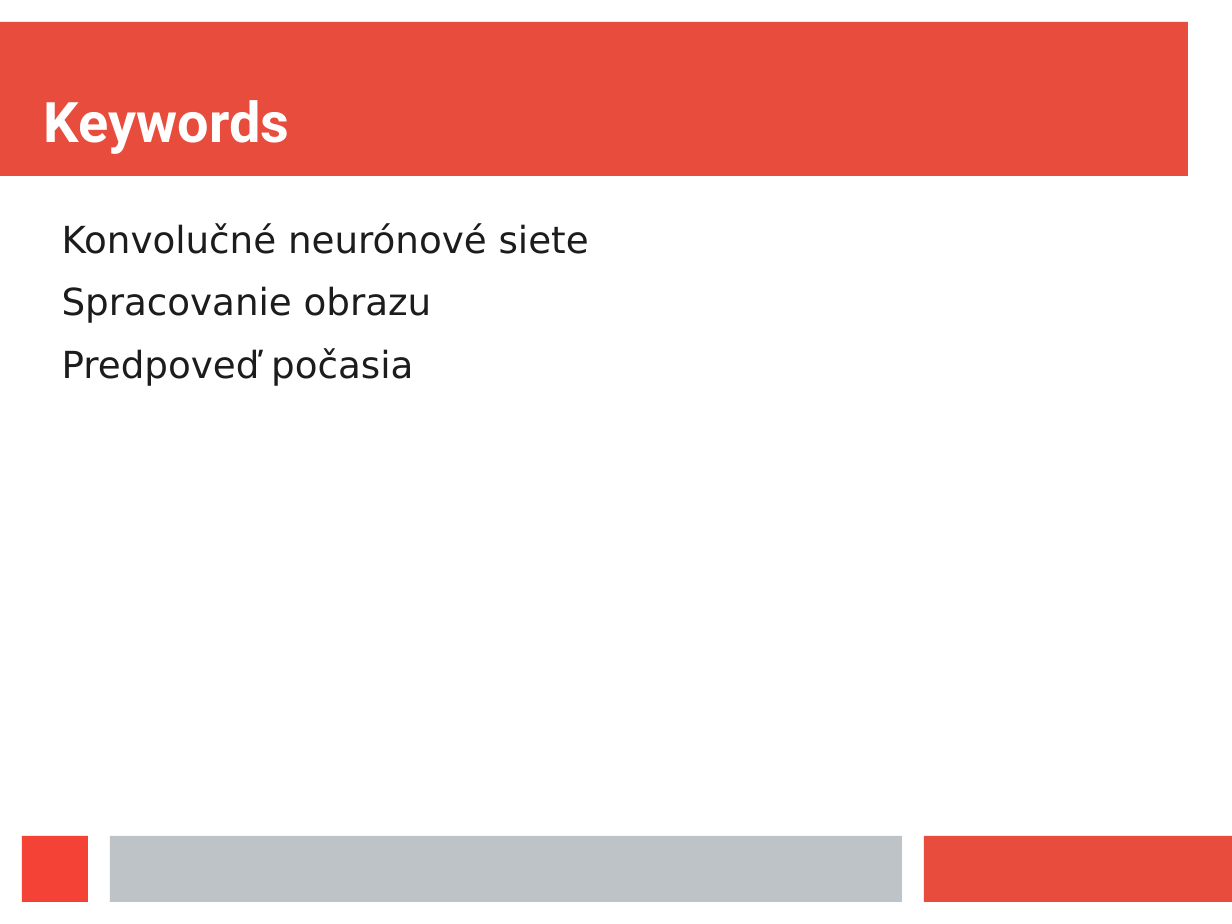
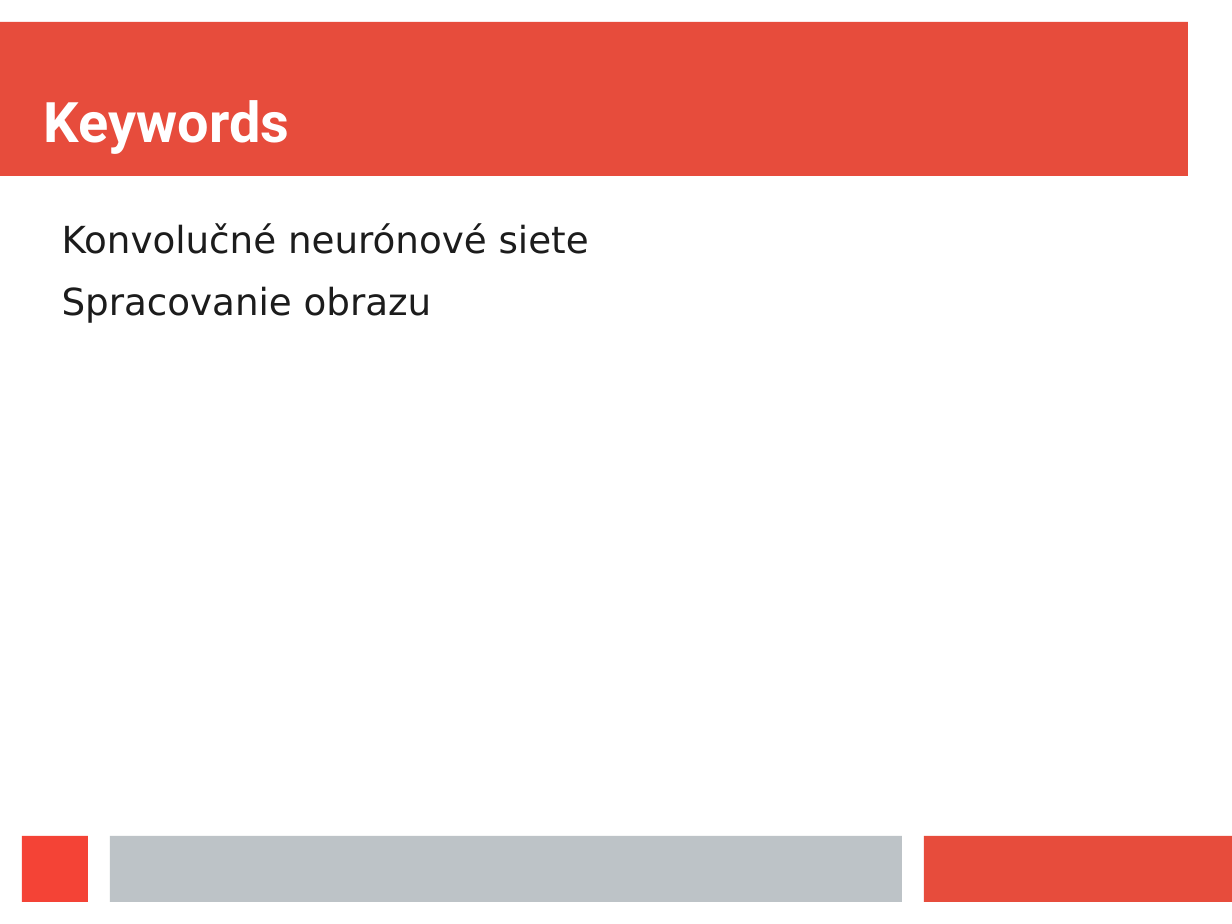
Before and after one commit to jurajmaslej/dipl, a slide deck: slide 3 of prezent.odp. Drawn at 1232x924 pixels with LibreOffice and Linux fonts; fonts in the diff are those of the drawing. Boxes give left, top, right and bottom in pixels: in the first picture for what was removed or moved away, otherwise in the second. Text is boxed around its words. In the diff, an @@ line names an element or a change of style, - is before the commit and + after.

```diff
--- a/prezent.odp
+++ b/prezent.odp
@@ text at box(62, 348, 413, 386): paragraph removed @@
-Predpoveď počasia
```
Also in this commit, not shown: 6 other slides changed, 1 slide added, 1 other file.
